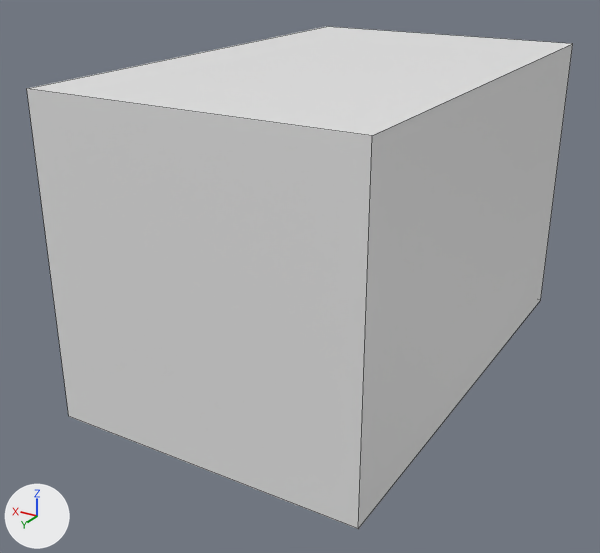
The FBX model Rover-Simulacao/Assets/Models/wall.fbx: old version first, new version second.
The view is the same before and after, from a 50 mm camera at (-1.234, 3.074, 0.905) aimed at (0.069, 0.903, -0.181). Arrows for +X, +Y and +Z are at lower left; the lights stay in place. Mesh edges are drawn as thin lines.

Objects in the first picture: 'wall'.
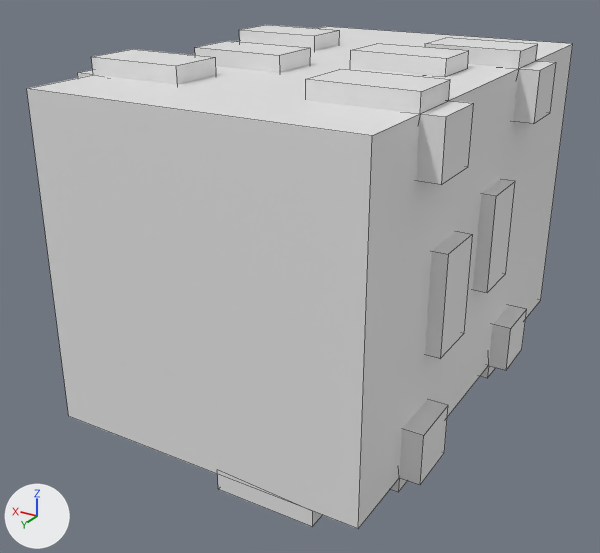
Location of each change, [x1, y1, x2, y2] in pixels of the pictures (600 x 553 px):
```json
{"object": "wall", "change": "reshaped", "before": [27, 26, 573, 529], "after": [27, 25, 573, 529]}
{"part": 1, "of": "me_cube_002", "change": "added", "after": [77, 25, 556, 527]}
```

Scene script edits in JSON lines:
```json
{"op": "add", "block": "mat_wall", "code": ["mat_wall = principled_material('wall')", "mat_wall.base_color = (0.8, 0.8, 0.8)  # white #e7e7e7"]}
{"op": "add", "block": "mat_bricks", "code": ["mat_bricks = principled_material('bricks')", "mat_bricks.base_color = (0.8, 0.8, 0.8)  # white #e7e7e7"]}
{"block": "me_cube_002", "where": "# used by ob_wall; location = (0.0, 0.0, 0.0)"}
{"op": "remove", "block": "me_cube_002", "code": "me_cube_002.from_pydata(...)  # 8 vertices, 6 faces; spans x -0.5..0.5, y -0.03..1.57, z -0.5..0.5"}
{"op": "add", "block": "me_cube_002", "code": "me_cube_002.from_pydata(...)  # 184 vertices, 126 faces; spans x -0.56..0.56, y -0.03..1.57, z -0.55..0.55"}
{"block": "me_cube_002", "change": "me_cube_002 part 1"}
{"block": "me_cube_002", "change": "88 vertices are added at x -0.56..0.56, y 0.42..1.39, z -0.55..0.55"}
{"block": "me_cube_002", "change": "56 new vertices lie (0.0, 0.17, 0.0) away from vertices in x -0.56..0.56, y 0.67..1.27, z -0.55..0.55"}
{"block": "me_cube_002", "change": "32 new vertices lie (0.0, 0.18, 0.0) away from vertices in x -0.56..0.56, y 0.42..1.39, z -0.55..0.55"}
{"block": "me_cube_002", "change": "120 new faces join them, mat_bricks (white #e7e7e7)"}
{"op": "add", "block": "me_cube_002", "code": "me_cube_002.materials.append(mat_wall)  # white #e7e7e7"}
{"op": "add", "block": "me_cube_002", "code": "me_cube_002.materials.append(mat_bricks)  # white #e7e7e7"}
```
